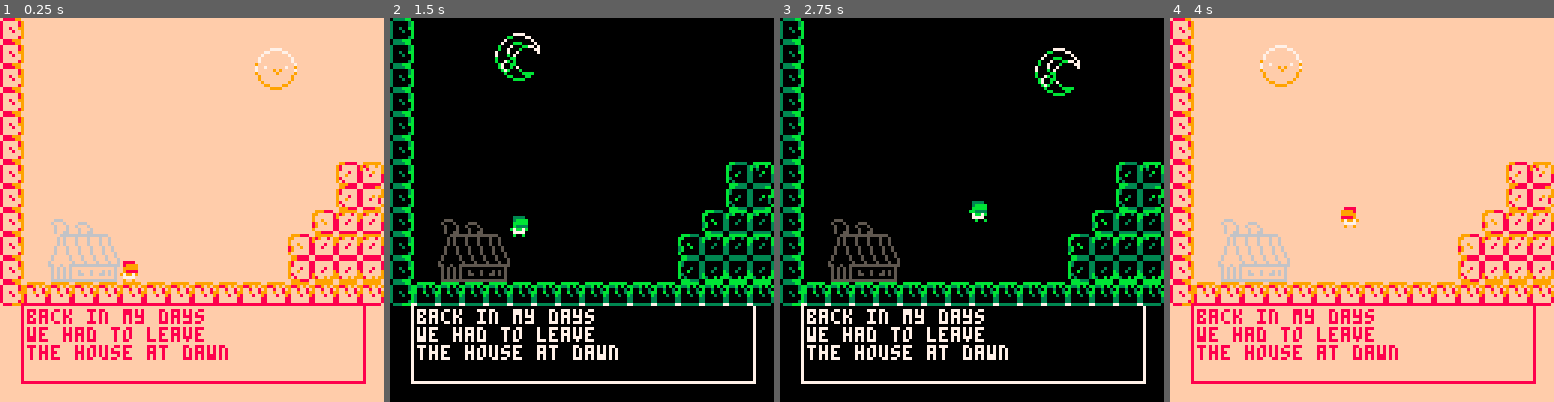
Above: before the commit, frames 1-4 (left to right).
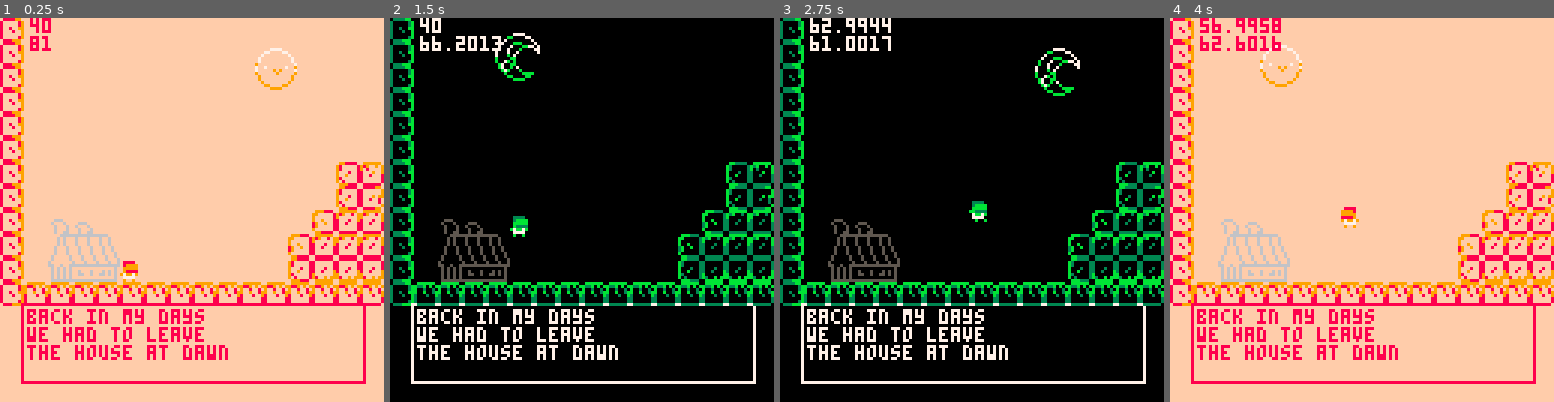
Above: after the commit, the same moments.

Repository: NataliaPrzemylska/milk1-way
Game: PICO-8 cartridge milkjourney.p8
Two runs of this game, one before a commit and one after it. Both use one fixed random seed, a clock stepped at 60 frames per second and the inputs below.
Inputs:
- Up to frame 1 (0.25 s): no input
- Up to frame 2 (1.5 s): tap X (X key) at 0.33, 1.07 s; tap O (Z key) at 0.7 s
- Up to frame 3 (2.75 s): hold Right 1.6-2.1 s; tap O (Z key) at 1.7, 2.1, 2.5 s; tap X (X key) at 1.85 s; hold Up 2.15-2.42 s; hold Right from 2.47 s (still down)
- Up to frame 4 (4 s): tap O (Z key) at 2.9, 3.3, 3.7 s; tap X (X key) at 2.97 s; release Right at 3.03 s; hold Left 3.08-3.58 s

The runs differ from the first frame. In frame 1, 0.3% of the frame differs, in the area x 7-14%, y 0-9%; in frame 2, 0.5%; in frame 3, 0.7%; in frame 4, 0.8%, in the area x 7-29%, y 0-9%.

Commit message:
debug reduced to cords

Diff:
--- a/main.lua
+++ b/main.lua
@@ -5,7 +5,6 @@
     set_day(day)
     journey_days = 0
     debug = false
-    adjust = 0
     temp_mapx = mapX
     temp_mapy = mapY
 end
@@ -50,13 +49,7 @@
 
 
     --debug
-    --[[print(player.x,10,0)
+    print(player.x,10,0)
     print(player.y)
-    print(player.has_milk)
-    print(adjust)
-    print("-----")
-    print(mapX)
-    print(mapY)
-    print(temp_mapx)
-    print(temp_mapy)]]--
+
 end
